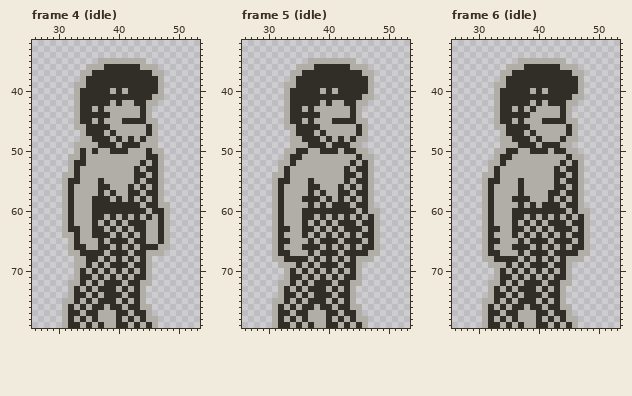
A pixel-art file gets an edit: support/player/player.aseprite. The picture above is the old version.
80x80 pixels, 117 frames. Shown: frame 4 (idle): x 26..53, y 32..79; frame 5 (idle): x 26..53, y 32..79; frame 6 (idle): x 26..53, y 32..79. The commit also changed other frames, which this record leaves out.
Now the later version:
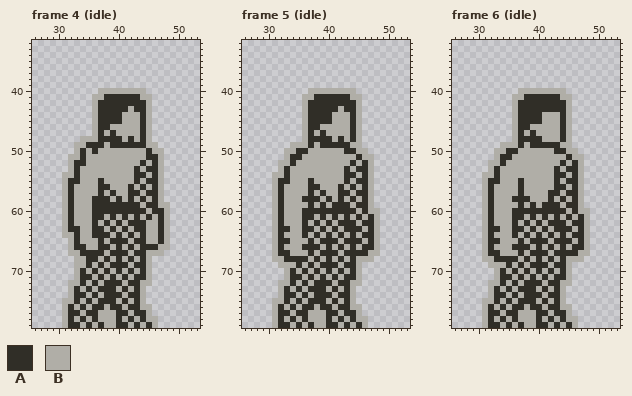
Palette (. is transparent): A #302e27  B #b0aea7
Edits made:
layer "Roman Armour/Helmet - Playdate" now hidden
Changed rows in their new state; - is an unchanged pixel.
Frame 4 (idle):
first column x 33:
35 ----........---
36 --............-
37 -..............
38 -..............
39 ...............
40 ....BB-B-BBB...
41 ...BB------BB..
42 ...B--A-AA---.-
43 ...--AAAA-A----
44 ...B--AA-------
45 ...--AAABBB--.-
46 ...B-------AB.-
47 -..B-------AB.-
48 ---B--A------.-
49 --AA-B-A---A---
50 ------BBB------
Frame 5 (idle):
first column x 33:
35 ----........---
36 --............-
37 -..............
38 -..............
39 ...............
40 ....BB-B-BBB...
41 ...BB------BB..
42 ...B--A-AA---.-
43 ...--AAAA-A----
44 ...B--AA-------
45 ...--AAABBB--.-
46 ...B-------AB.-
47 -..B-------AB.-
48 -..B--A------.-
49 -----B-A-------
50 ------BBB------
Frame 6 (idle):
first column x 33:
35 ----........---
36 --............-
37 -..............
38 -..............
39 ...............
40 ....BB-B-BBB...
41 ...BB------BB..
42 ...B--A-A----.-
43 ...--A-AAAA----
44 ...B--AA-------
45 ...--AAABBB--.-
46 ...B-------AB.-
47 -..B-------AB.-
48 -..B--A------.-
49 -----B-A-------
50 ------BBB------
